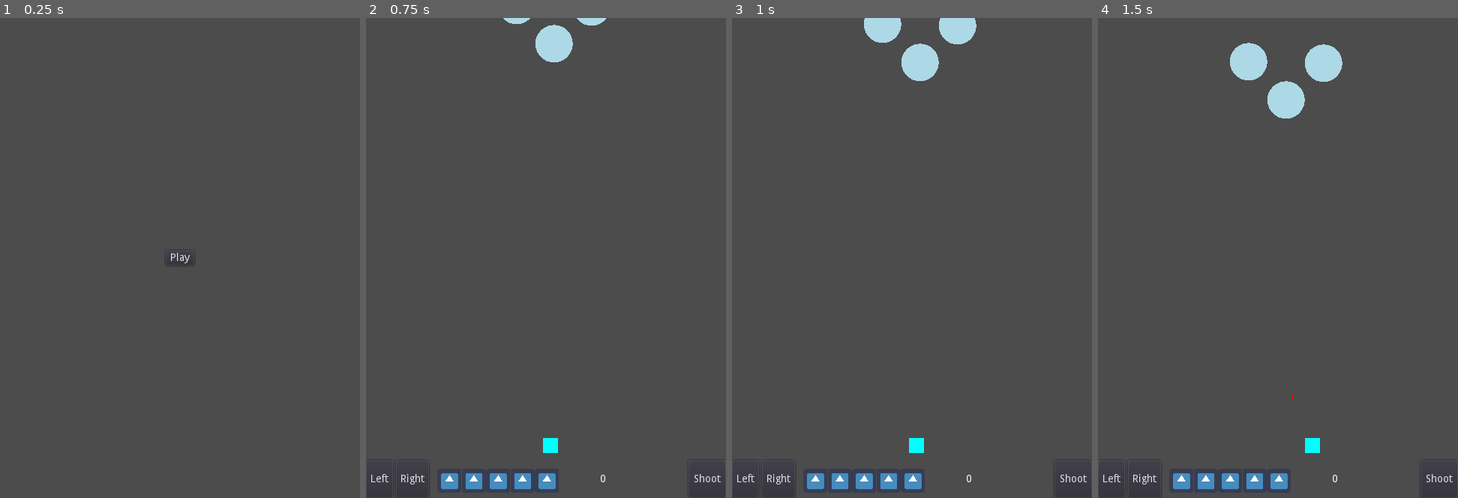
Above: before the commit, frames 1-4 (left to right).
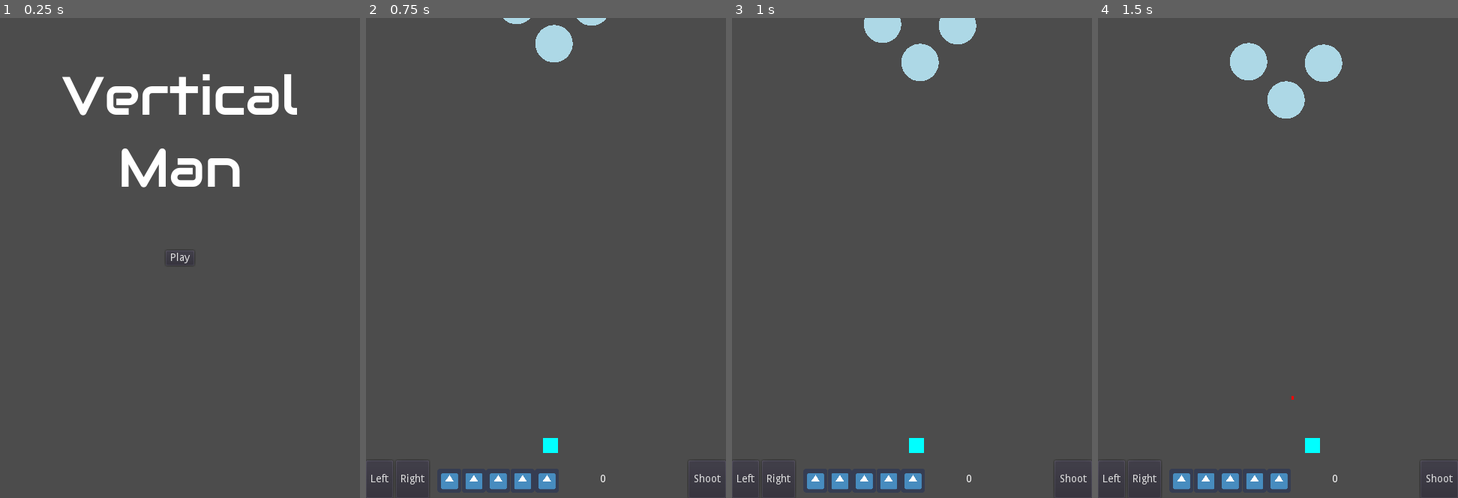
Above: after the commit, the same moments.

Repository: the-g-force/FamJam-November2020
Game: Godot game, scene res://src/MenuScene.tscn
Two runs of this game, one before a commit and one after it. Both use one fixed random seed, a clock stepped at 60 frames per second and the inputs below. This scene is started directly instead of the project's main scene. The engine's default icon, where the game draws it, is replaced by a stand-in: a white triangle on a blue panel in a dark square.
Inputs (mouse positions are in pixels of both pictures, inside the frame that each line leads up to):
- Up to frame 1 (0.25 s): no input
- Up to frame 2 (0.75 s): click "Play" at 0.5 s
- Up to frame 3 (1 s): no input
- Up to frame 4 (1.5 s): move the mouse to (1357, 234) at 1.27 s; hold Right (Right) from 1.28 s (still down); tap Space (Shoot) at 1.35 s; click (1357, 234) at 1.42 s

The runs differ from the first frame. In frame 1, 3.4% of the frame differs, in the area x 17-83%, y 11-36%; in frame 2, nothing differs; in frame 3, nothing differs; in frame 4, nothing differs.

Commit message:
Add import files for ship images and update main screen

Diff:
--- a/project/src/MenuScene.tscn
+++ b/project/src/MenuScene.tscn
@@ -1,6 +1,11 @@
-[gd_scene load_steps=2 format=2]
+[gd_scene load_steps=4 format=2]
 
 [ext_resource path="res://src/MenuScene.gd" type="Script" id=1]
+[ext_resource path="res://src/fonts/Audiowide/Audiowide-Regular.ttf" type="DynamicFontData" id=2]
+
+[sub_resource type="DynamicFont" id=1]
+size = 72
+font_data = ExtResource( 2 )
 
 [node name="MenuScene" type="Control"]
 anchor_right = 1.0
@@ -23,4 +28,17 @@
 __meta__ = {
 "_edit_use_anchors_": false
 }
+
+[node name="Label" type="Label" parent="."]
+anchor_left = 0.5
+anchor_right = 0.5
+margin_left = -157.5
+margin_top = 57.0
+margin_right = 157.5
+margin_bottom = 246.0
+custom_fonts/font = SubResource( 1 )
+text = "Vertical
+Man"
+align = 1
+valign = 1
 [connection signal="pressed" from="PlayButton" to="." method="_on_PlayButton_pressed"]
Not shown, added: project/assets/images/enemies/000.png.import
Not shown, added: project/assets/images/enemies/001.png.import
Not shown, added: project/assets/images/enemies/014.png.import
Not shown, added: project/assets/images/enemies/018.png.import
Not shown, added: project/assets/images/hero-ships/009.png.import
Not shown, added: project/assets/images/hero-ships/011.png.import
